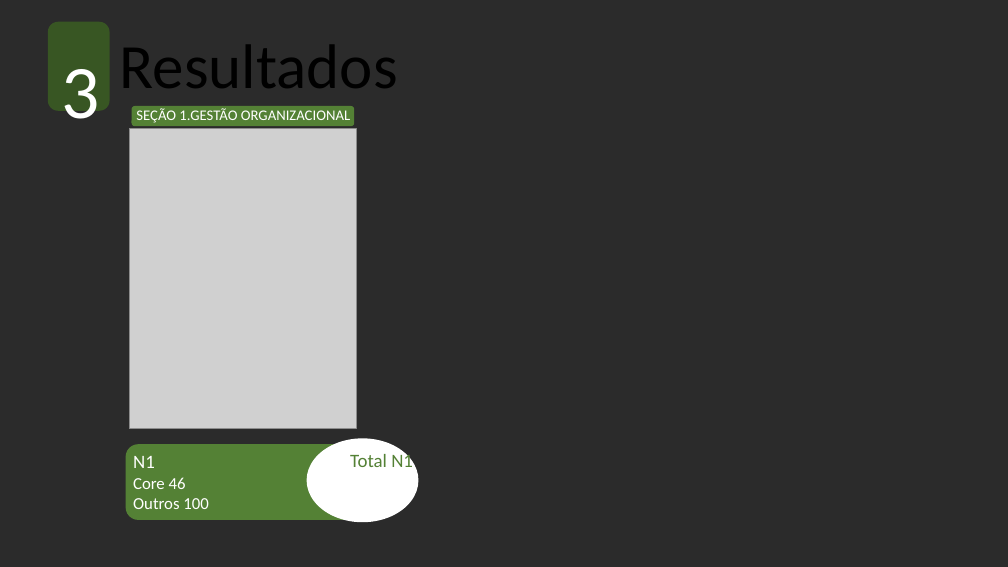
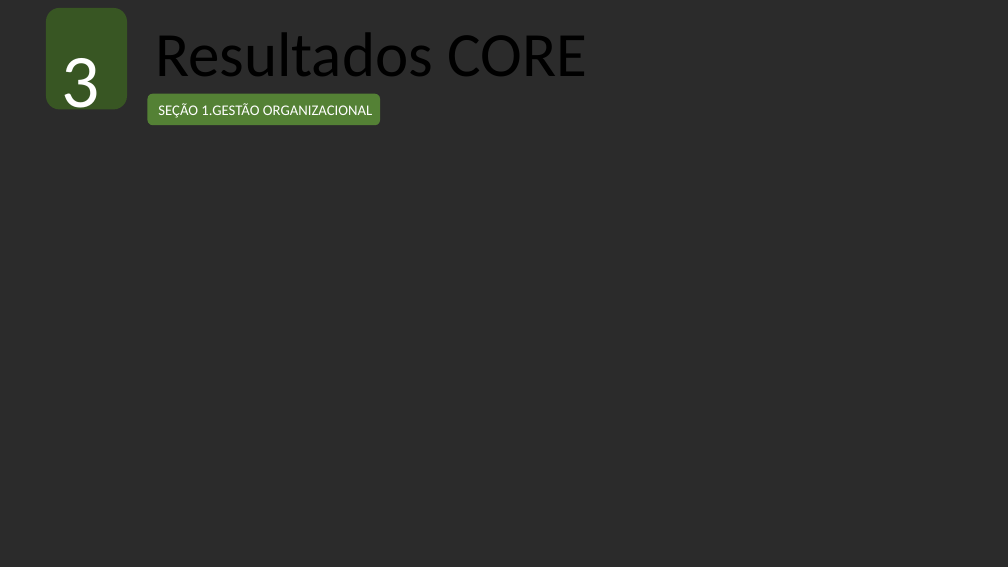
Before and after one commit to gustapfp/dodo, a slide deck: slide 3 of report/helpers/template-ona-report.pptx (slide 2 before the commit). Drawn at 1008x567 pixels with LibreOffice and Linux fonts; fonts in the diff are those of the drawing; grey boxes stand for pictures; background and template pictures are left out; a plain dark background stands for a picture behind light text. Boxes give left, top, right and bottom in pixels: in the first picture for what was removed or moved away, otherwise in the second. Text is boxed around its words. In the diff, an @@ line names an element or a change of style, - is before the commit and + after.

```diff
--- a/report/helpers/template-ona-report.pptx
+++ b/report/helpers/template-ona-report.pptx
@@ rounded rectangle resized from (x1=48, y1=22, x2=110, y2=111) to (x1=46, y1=8, x2=127, y2=109) @@
@@ text "3" moved from (x1=61, y1=69, x2=99, y2=136) to (x1=61, y1=58, x2=99, y2=124) @@
@@ text at (x1=155, y1=33, x2=587, y2=76): text changed @@
-Resultados
+Resultados CORE
@@ text "SEÇÃO 1.GESTÃO ORGANIZACIONAL" moved from (x1=136, y1=108, x2=350, y2=123) to (x1=158, y1=103, x2=372, y2=118) @@
@@ rounded rectangle resized from (x1=132, y1=106, x2=355, y2=126) to (x1=147, y1=94, x2=380, y2=126) @@
@@ picture removed at (x1=129, y1=129, x2=356, y2=429) @@
@@ group removed at (x1=126, y1=439, x2=419, y2=523): 2 texts, 1 rounded rectangle, 1 ellipse @@
-Total N1
-N1
-Core 46
-Outros 100
```
Also in this commit, not shown: 7 other slides changed, 5 slides added, 5 other files.
